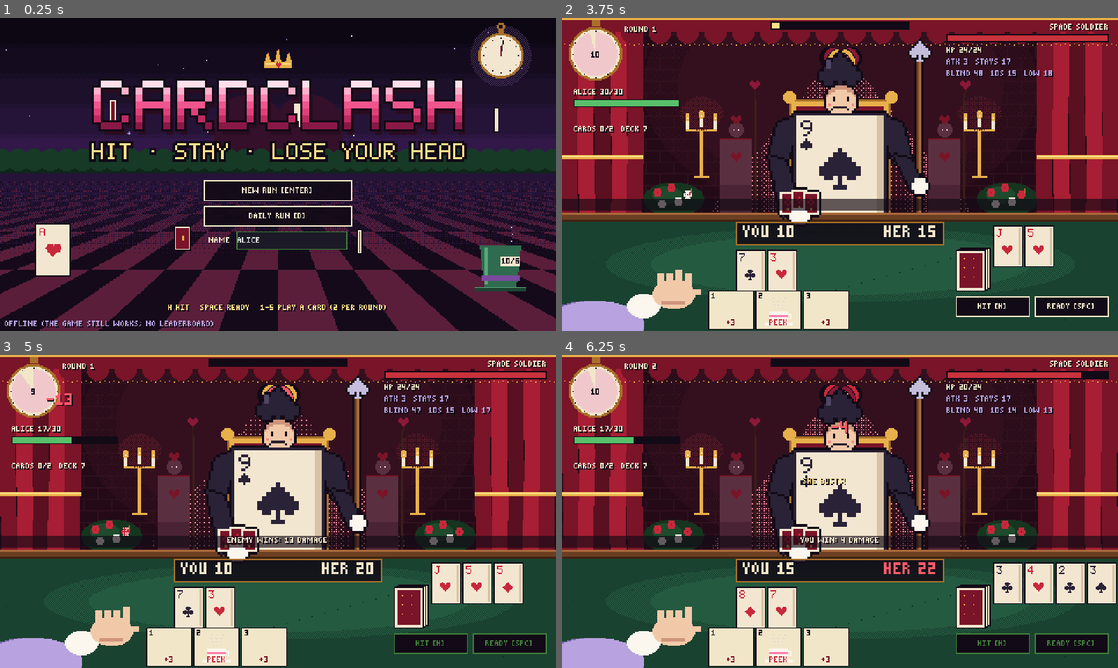
Above: before the commit, frames 1-4 (two rows, left to right).
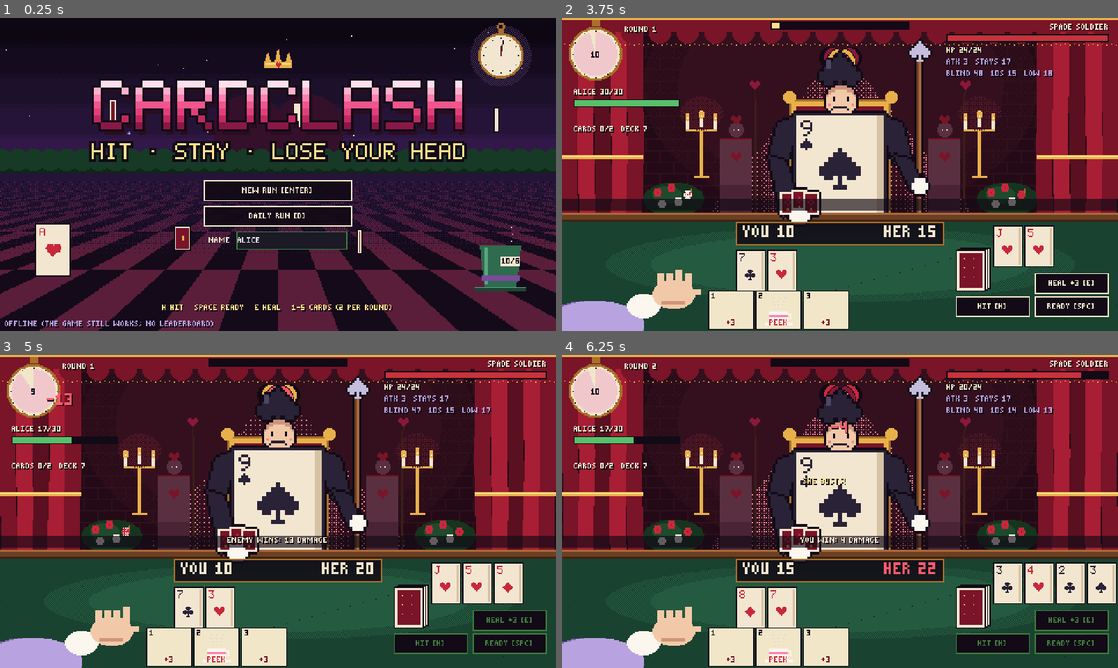
Above: after the commit, the same moments.

Repository: Arvin-17/CardClash
Game: Godot game, scene res://scenes/main_menu.tscn
The game is run twice, just before and just after one commit, with the same random seed, the same clock (stepped at 60 frames per second) and the same inputs.
Inputs (mouse positions are in pixels of both pictures, inside the frame that each line leads up to):
- Up to frame 1 (0.25 s): no input
- Up to frame 2 (3.75 s): click "NEW RUN [ENTER]" at 0.5 s; click "NEW RUN [ENTER]" at 1.25 s; tap Space at 2, 2.27 s; move the mouse to (962, 158) at 2.02 s; hold D 2.03-2.75 s; tap E at 2.1 s; click "FIGHT [ENTER]" at 2.75 s; click (1073, 284) at 3.5 s, where only the run after the commit has a clickable "HEAL +3 [E]"
- Up to frame 3 (5 s): click "READY [SPC]" at 4.25 s
- Up to frame 4 (6.25 s): click "1" at 5 s; click "READY [SPC]" at 5.75 s

The runs differ from the first frame. In frame 1, 0.5% of the frame differs, in the area x 29-71%, y 91-94%; in frame 2, 0.9%, in the area x 85-99%, y 81-89%; in frame 3, 0.9%; in frame 4, 0.9%.

Commit message:
Battle screen: HEAL button, super bust result, HIT off over 21
HEAL +3 [E] sits above READY; it says why when it can't be used (no
plays left, full HP). HIT greys out over 21 while READY and the hand
stay live. A super bust gets its own banner, flash and shake. Scene
tests cover Ready ending the round, the super bust, hitting over 21
and the Heal button.

Diff:
--- a/game/scripts/ui/battle_ui.gd
+++ b/game/scripts/ui/battle_ui.gd
@@ -28,6 +28,7 @@
 var _intent_bar: ColorRect
 var _hit: Button
 var _stay: Button
+var _heal: Button
 var _overlay: Panel
 var _overlay_title: Label
 var _overlay_button: Button
@@ -179,6 +180,7 @@
 	add_child(_hand_row)
 	_hit = _button(Vector2(340, 240), "HIT [H]", controller.hit)
 	_stay = _button(Vector2(408, 240), "READY [SPC]", controller.stay)
+	_heal = _button(Vector2(408, 220), "HEAL +%d [E]" % int(GameData.rule("player.heal_action", 3)), _request_heal)
 
 	# HUD, top-left: pocket-watch timer, round, Alice's HP; then flags, plays, peek.
 	_watch = WatchTimer.new()
@@ -316,6 +318,8 @@
 	match key.keycode:
 		KEY_H:
 			controller.hit()
+		KEY_E:
+			_request_heal()
 		KEY_S:
 			controller.stay()
 		KEY_1, KEY_2, KEY_3, KEY_4, KEY_5:
@@ -402,9 +406,9 @@
 			b.player.total(b.target), b.enemy.total(b.target), EnemyAI.preview(b),
 			int(100.0 * (1.0 - controller.intent_timer.time_left / maxf(controller.intent_timer.wait_time, 0.01))),
 			str(b.hit_deck.remaining_by_value())]
-	var can_act := controller.can_act()
-	_hit.disabled = not can_act
-	_stay.disabled = not can_act
+	_hit.disabled = not controller.can_hit()
+	_stay.disabled = not controller.can_act()
+	_heal.disabled = not controller.round_live()
 	for child in _hand_row.get_children():
 		child.queue_free()
 	for i in b.hand.size():
@@ -575,6 +579,23 @@
 
 func _set_portrait(enraged: bool) -> void:
 	_set_enraged(enraged)
+
+
+## Heal is always on offer while the round is live; it uses one of this round's hand plays.
+func _request_heal() -> void:
+	var b := controller.battle
+	if b == null or not controller.round_live():
+		return
+	if b.at_play_limit():
+		_say("HEALING USES A CARD PLAY: NONE LEFT THIS ROUND.")
+		return
+	if b.player.hp >= b.player.max_hp:
+		_say("ALREADY AT FULL HP.")
+		return
+	var healed := controller.heal()
+	if healed > 0:
+		_refresh()
+		_fx.pop("+%d" % healed, Vector2(40, 52), Palette.HP_GREEN, true)
 
 
 ## Cards that need a choice (Painted Rose's value, Mushroom's target and sign) open a chooser.
@@ -771,6 +792,12 @@
 		"tie":
 			text = "Tie. No damage."
 			_fx.banner("TIE", Palette.CREAM, 96.0, 2.0)
+		"super_bust":
+			text = "SUPER BUST at %d! Double damage: -%d." % [int(r["player_total"]), damage]
+			_fx.banner("SUPER BUST!", Palette.RED_HI, 120.0, 2.5)
+			_fx.pop("-%d" % damage, Vector2(40, 52), Palette.RED_HI, true)
+			_fx.screen_flash(Palette.RED, 0.45, 0.5)
+			_shake()
 		_:
 			var won: bool = r["winner"] == "player"
 			text = "%s: %d damage%s" % ["You win" if won else "Enemy wins", damage, " CRITICAL!" if r["critical"] else ""]
@@ -788,6 +815,7 @@
 	_message.text = text
 	_hit.disabled = true
 	_stay.disabled = true
+	_heal.disabled = true
 
 
 func _show_end(won: bool) -> void:
--- a/game/scripts/ui/main_menu.gd
+++ b/game/scripts/ui/main_menu.gd
@@ -42,7 +42,7 @@
 	_name.text_submitted.connect(func(_t: String) -> void: _name.release_focus())
 	add_child(_name)
 
-	_center(Palette.shadow_label("H HIT   SPACE READY   1-5 PLAY A CARD (2 PER ROUND)", Palette.GOLD_HI), 246)
+	_center(Palette.shadow_label("H HIT   SPACE READY   E HEAL   1-5 CARDS (2 PER ROUND)", Palette.GOLD_HI), 246)
 	_status = Palette.shadow_label("CHECKING SERVER...", Palette.LAVENDER)
 	_status.position = Vector2(4, 260)
 	add_child(_status)
--- a/game/tests/test_battle_screen.gd
+++ b/game/tests/test_battle_screen.gd
@@ -79,20 +79,47 @@
 	assert_eq(b.cards_played, b.plays_per_round)
 
 
-func test_hand_cards_can_be_played_after_ready() -> void:
+func test_ready_ends_the_round_at_once() -> void:
+	await _start()
+	assert_false(_c.battle.enemy.stayed, "the enemy is still mid-turn")
+	_c.stay()
+	assert_true(_c.battle.enemy.stayed, "it played out its turn instantly")
+	assert_eq(_c.state, BattleController.State.RESOLVE, "no waiting for the enemy or the timer")
+
+
+func test_super_bust_ends_the_round_at_once() -> void:
 	await _start()
 	var b := _c.battle
-	b.player_stay()
-	var index := -1
-	for i in b.hand.size():
-		if b.can_play(i) and b.hand[i].is_number():
-			index = i
-			break
-	if index < 0:
-		pass_test("no number card in this opening hand")
-		return
-	assert_true(_c.play(index), "ready only stops drawing")
+	TestHelpers.set_table(b.player, ["10", "10"])
+	b.add_table_card(b.player, Card.pseudo("bonk", 10))
+	_c._check_round_end()
+	assert_eq(_c.state, BattleController.State.RESOLVE)
+
+
+func test_over_21_hit_is_off_but_ready_and_cards_work() -> void:
+	await _start()
+	var b := _c.battle
+	TestHelpers.set_table(b.player, ["10", "10", "5"])
+	_ui._refresh()
+	assert_true(_ui._hit.disabled, "no hitting while over 21")
+	assert_false(_ui._stay.disabled, "you can still ready up")
+	assert_false(_c.battle.player.stayed)
+	_c.hit()
+	assert_eq(b.player.table.size(), 3, "hit refused")
+
+
+func test_heal_button_heals_and_uses_a_card_play() -> void:
+	await _start()
+	var b := _c.battle
+	b.player.hp = 20
+	_ui._request_heal()
+	assert_eq(b.player.hp, 23)
 	assert_eq(b.cards_played, 1)
+	assert_false(_ui._heal.disabled)
+	b.cards_played = b.plays_per_round
+	_ui._request_heal()
+	assert_eq(b.player.hp, 23, "no plays left this round")
+	assert_string_contains(_ui._message.text, "NONE LEFT")
 
 
 func test_attack_bar_starts_empty_every_round() -> void:
